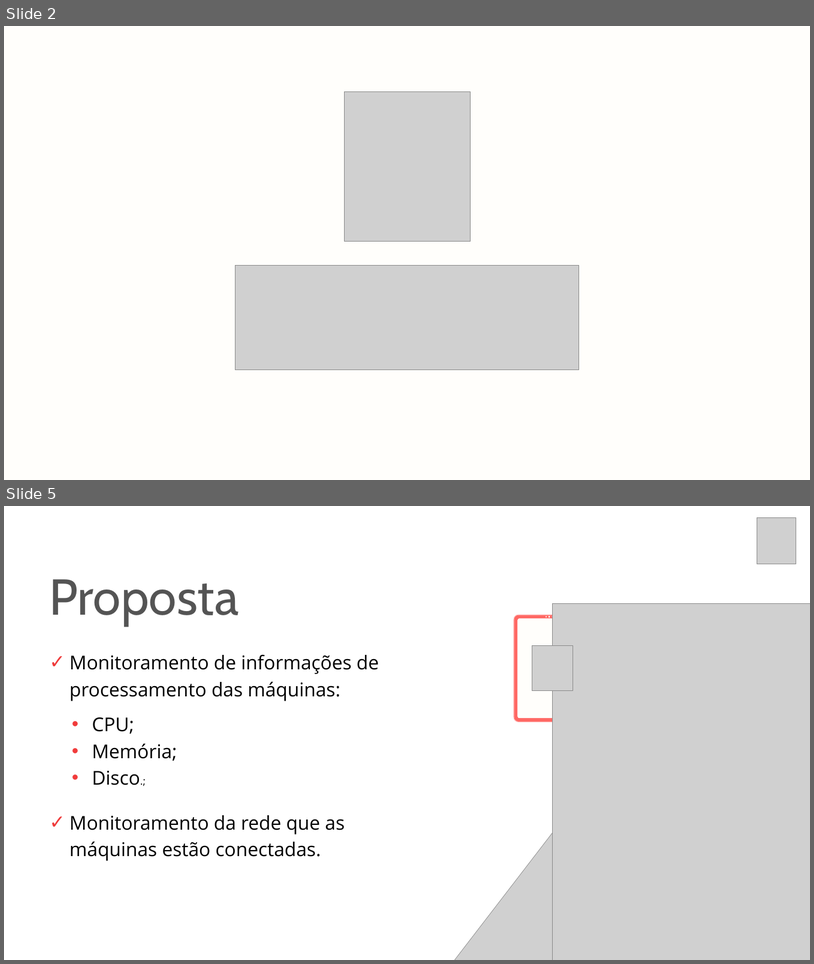
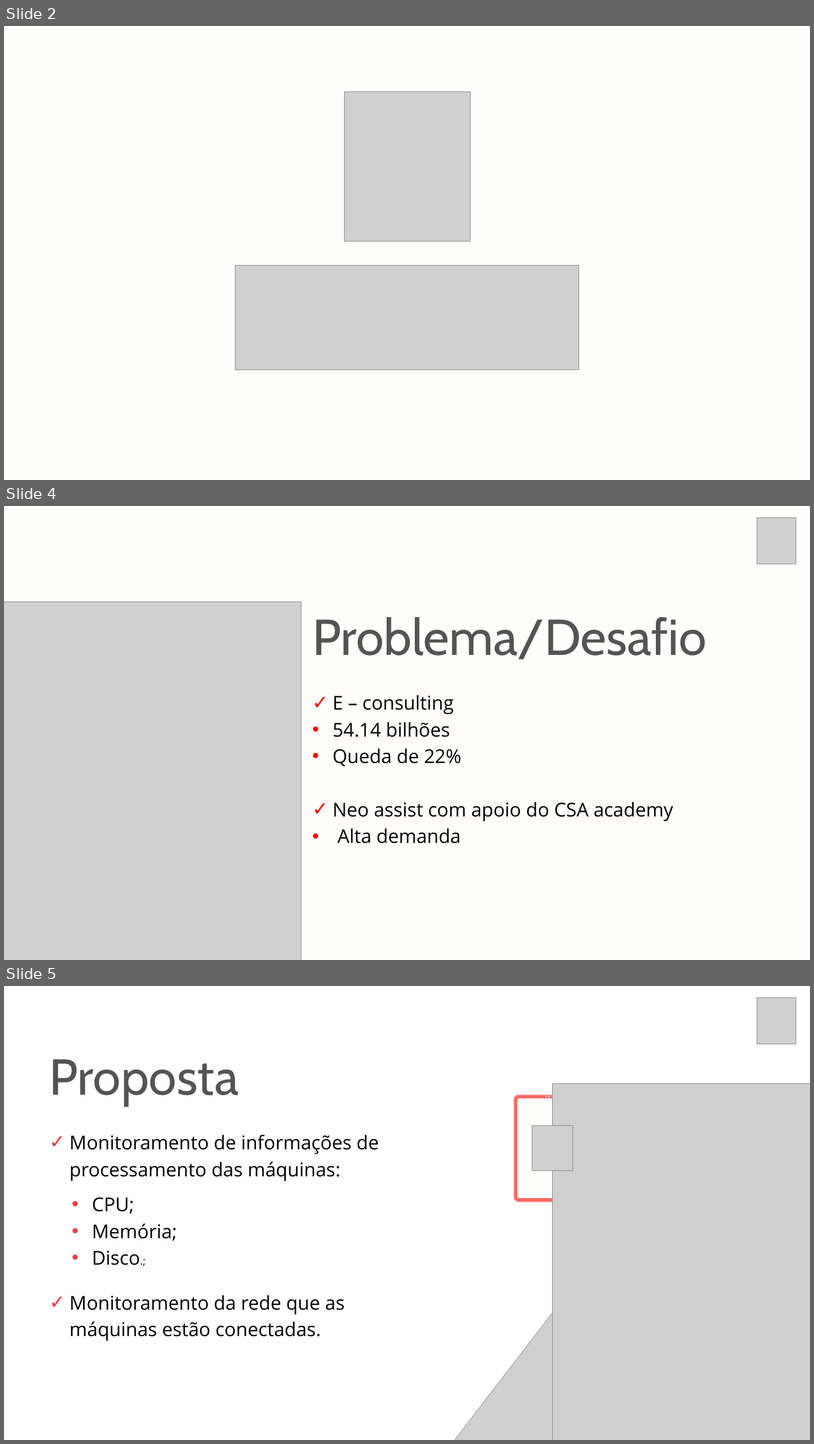
Before and after one commit to christian-raphael/Pyxis, a slide deck: Documentação/Pyxis.pptx. Shown one above the other, each under a label of ours: slides 2 and 5 before the commit, slides 2, 4 and 5 after it; the slides between them are not shown. The pictures are 814x964 and 814x1444 pixels, drawn with LibreOffice and Linux fonts; fonts in the diff are those of the drawing; grey boxes stand for pictures. Boxes give left, top, right and bottom in pixels: in the first picture for what was removed or moved away, otherwise in the second. Text is boxed around its words. In the diff, an @@ line names an element or a change of style, - is before the commit and + after.

```diff
--- a/Documentação/Pyxis.pptx
+++ b/Documentação/Pyxis.pptx
@@ slide 4 added at <box>4,506,810,960</box>, background #FFFEFB @@
@@ picture added at <box>757,517,796,564</box> @@
@@ picture added at <box>4,601,301,960</box> @@
@@ text added at <box>312,617,707,659</box>, 90 pt, text #545454 @@
+Problema/Desafio
@@ picture added at <box>4,668,258,960</box> @@
@@ text added at <box>333,695,674,843</box>, 34 pt, text #000000 @@
+✓ E – consulting
+• 54.14 bilhões
+• Queda de 22%
+✓ Neo assist com apoio do CSA academy
+• Alta demanda
```
Also in this commit, not shown: 1 slide changed, 1 slide removed, 1 other file.
